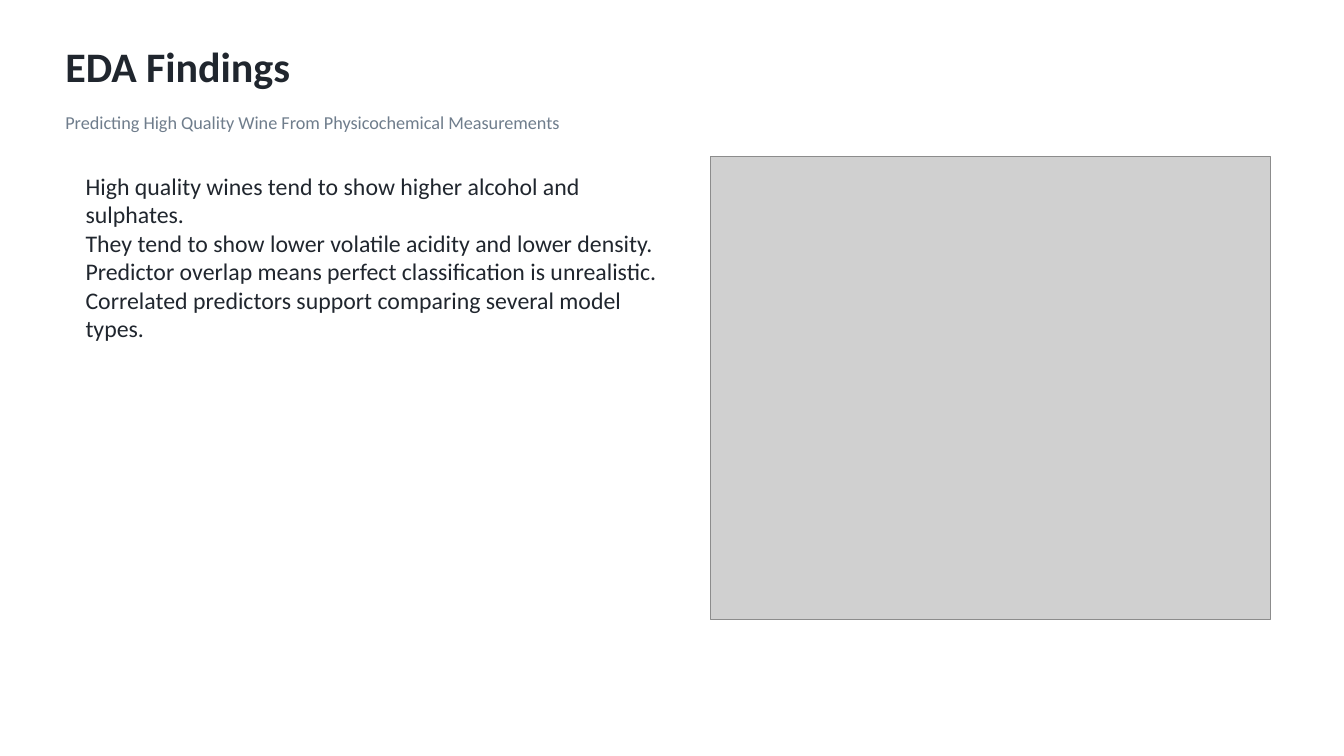
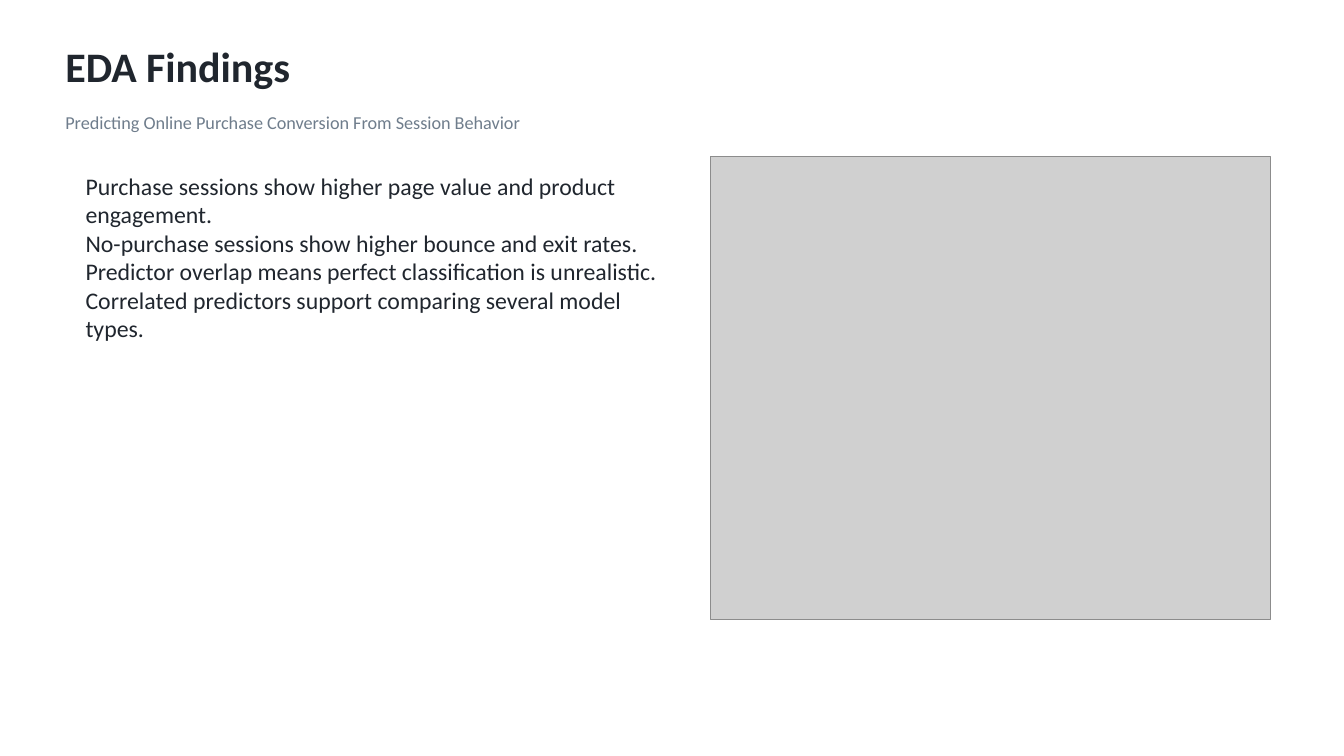
Before and after one commit to nikitarogers333/ads-predictive-modeling-final, a slide deck: slide 5 of Video_Presentation_Slides-Team1.pptx. Drawn at 1344x756 pixels with LibreOffice and Linux fonts; fonts in the diff are those of the drawing; grey boxes stand for pictures. Boxes give left, top, right and bottom in pixels: in the first picture for what was removed or moved away, otherwise in the second. Text is boxed around its words. In the diff, an @@ line names an element or a change of style, - is before the commit and + after.

Commit message:
Replace wine dataset with online shoppers conversion project

```diff
--- a/Video_Presentation_Slides-Team1.pptx
+++ b/Video_Presentation_Slides-Team1.pptx
@@ text at box(65, 116, 520, 132): text changed @@
-Predicting High Quality Wine From Physicochemical Measurements
+Predicting Online Purchase Conversion From Session Behavior
@@ text at box(86, 178, 637, 256): text changed @@
-High quality wines tend to show higher alcohol and sulphates.
-They tend to show lower volatile acidity and lower density.
+Purchase sessions show higher page value and product engagement.
+No-purchase sessions show higher bounce and exit rates.
```
Also in this commit, not shown: 13 other slides changed, 38 other files.
